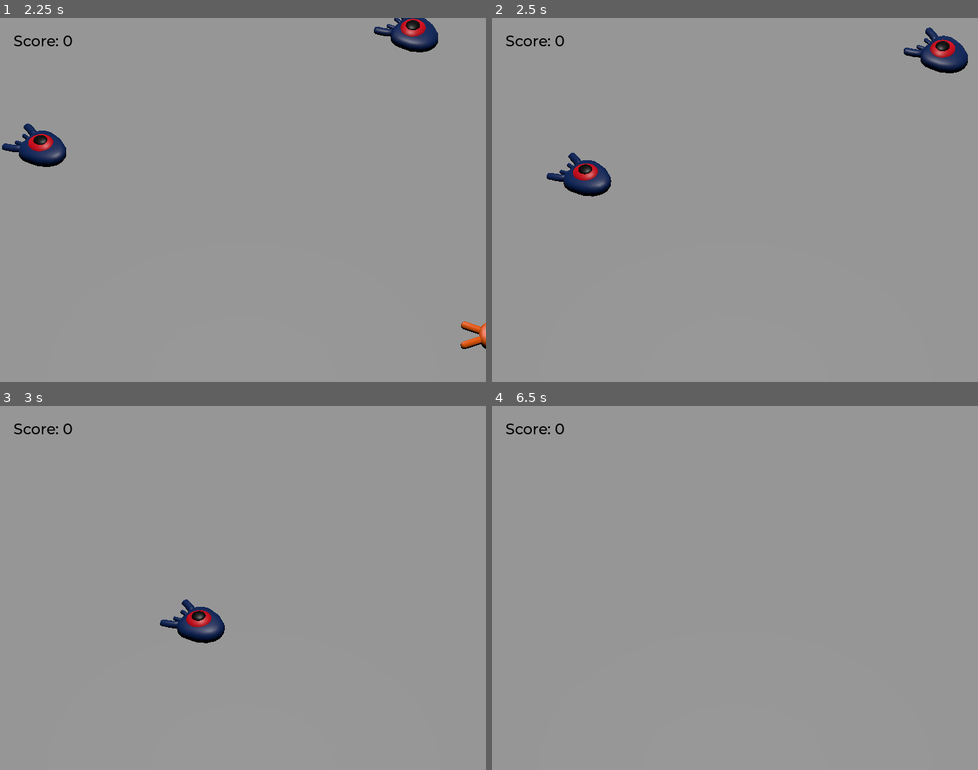
Above: before the commit, frames 1-4 (two rows, left to right).
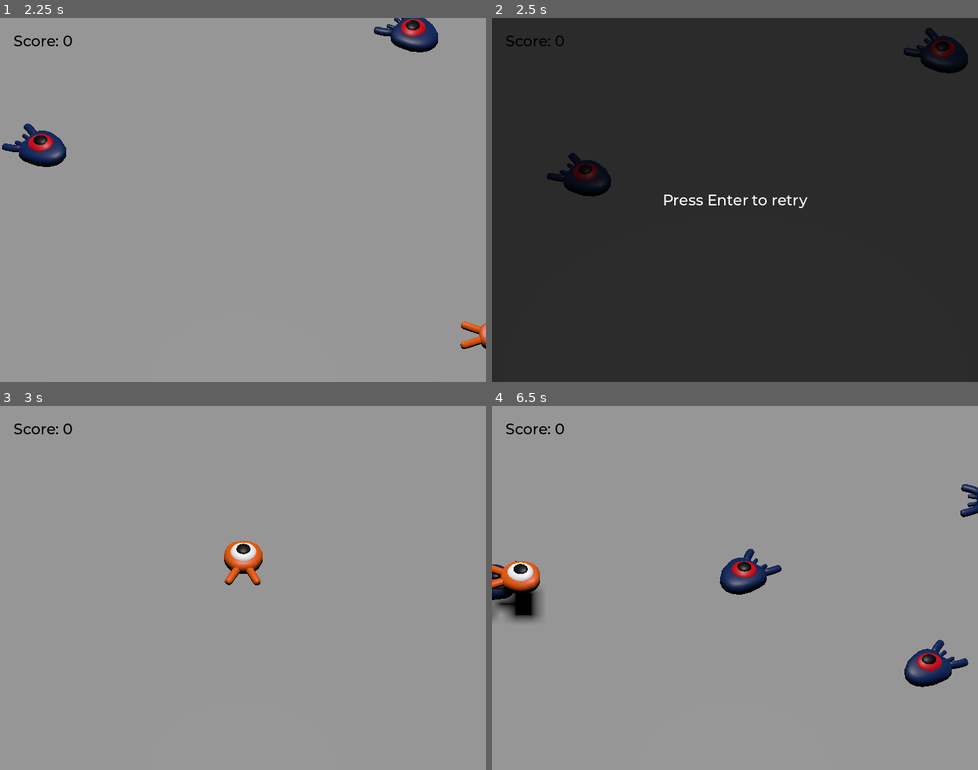
Above: after the commit, the same moments.

Repository: JulioEvencio/godot-doc-first-game-3d
Game: Godot game, scene res://scenes/main.tscn
Same seed, same stepped clock (60 frames per second), same inputs: the game is played once before the commit and once after it.
Inputs:
- Up to frame 1 (2.25 s): tap Enter (ui_accept) at 0.5, 1.35 s; hold Right (move_right) 0.53-1.28 s; hold Enter (ui_accept) 0.53-1.28 s; tap Space (jump) at 0.77, 1.52 s; hold Down (move_back) 1.28-2.03 s; hold Right (move_right) from 2.03 s (still down); hold Enter (ui_accept) from 2.03 s (still down)
- Up to frame 2 (2.5 s): keep holding Right (move_right); keep holding Enter (ui_accept)
- Up to frame 3 (3 s): release Right (move_right) at 2.78 s; release Enter (ui_accept) at 2.78 s; hold Up (move_forward) from 2.78 s (still down); tap Enter (ui_accept) at 2.85 s
- Up to frame 4 (6.5 s): tap Space (jump) at 3.02, 3.77, 4.52, 6.02 s; release Up (move_forward) at 3.53 s; hold Enter (ui_accept) 3.53-4.28 s; hold Left (move_left) 3.53-5.03 s; tap Enter (ui_accept) at 4.35, 5.85 s; hold Down (move_back) 5.03-5.78 s; hold Enter (ui_accept) 5.03-5.78 s; hold Right (move_right) from 5.78 s (still down)

Frame 1 is identical in both runs. In frame 2, 100% of the frame differs, in the area x 0-100%, y 0-100%; in frame 3, 1.6%; in frame 4, 3.5%.

Commit message:
added: game restart

Diff:
--- a/squash_the_creeps_start_1.1.0/scenes/main.tscn
+++ b/squash_the_creeps_start_1.1.0/scenes/main.tscn
@@ -46,11 +46,35 @@
 layout_mode = 0
 offset_left = 20.0
 offset_top = 20.0
-offset_right = 81.0
-offset_bottom = 43.0
+offset_right = 108.0
+offset_bottom = 48.0
 theme_override_colors/font_color = Color(0, 0, 0, 1)
 text = "Score: 0"
 script = ExtResource("4_6aogr")
+
+[node name="Retry" type="ColorRect" parent="UserInterface"]
+layout_mode = 1
+anchors_preset = 15
+anchor_right = 1.0
+anchor_bottom = 1.0
+grow_horizontal = 2
+grow_vertical = 2
+color = Color(0, 0, 0, 0.709804)
+
+[node name="Label" type="Label" parent="UserInterface/Retry"]
+layout_mode = 1
+anchors_preset = 8
+anchor_left = 0.5
+anchor_top = 0.5
+anchor_right = 0.5
+anchor_bottom = 0.5
+offset_left = -106.5
+offset_top = -14.0
+offset_right = 106.5
+offset_bottom = 14.0
+grow_horizontal = 2
+grow_vertical = 2
+text = "Press Enter to retry"
 
 [node name="Ground" type="StaticBody3D" parent="."]
 transform = Transform3D(1, 0, 0, 0, 1, 0, 0, 0, 1, 0, -1, 0)
--- a/squash_the_creeps_start_1.1.0/scripts/main.gd
+++ b/squash_the_creeps_start_1.1.0/scripts/main.gd
@@ -1,6 +1,13 @@
 extends Node
 
 @export var mob_scene : PackedScene
+
+func _ready() -> void:
+	$UserInterface/Retry.hide()
+
+func _unhandled_input(event : InputEvent) -> void:
+	if event.is_action_pressed("ui_accept") and $UserInterface/Retry.visible:
+		get_tree().reload_current_scene()
 
 func _on_mob_timer_timeout() -> void:
 	var mob : Mob = mob_scene.instantiate()
@@ -15,3 +22,4 @@
 
 func _on_player_hit() -> void:
 	$MobTimer.stop()
+	$UserInterface/Retry.show()
